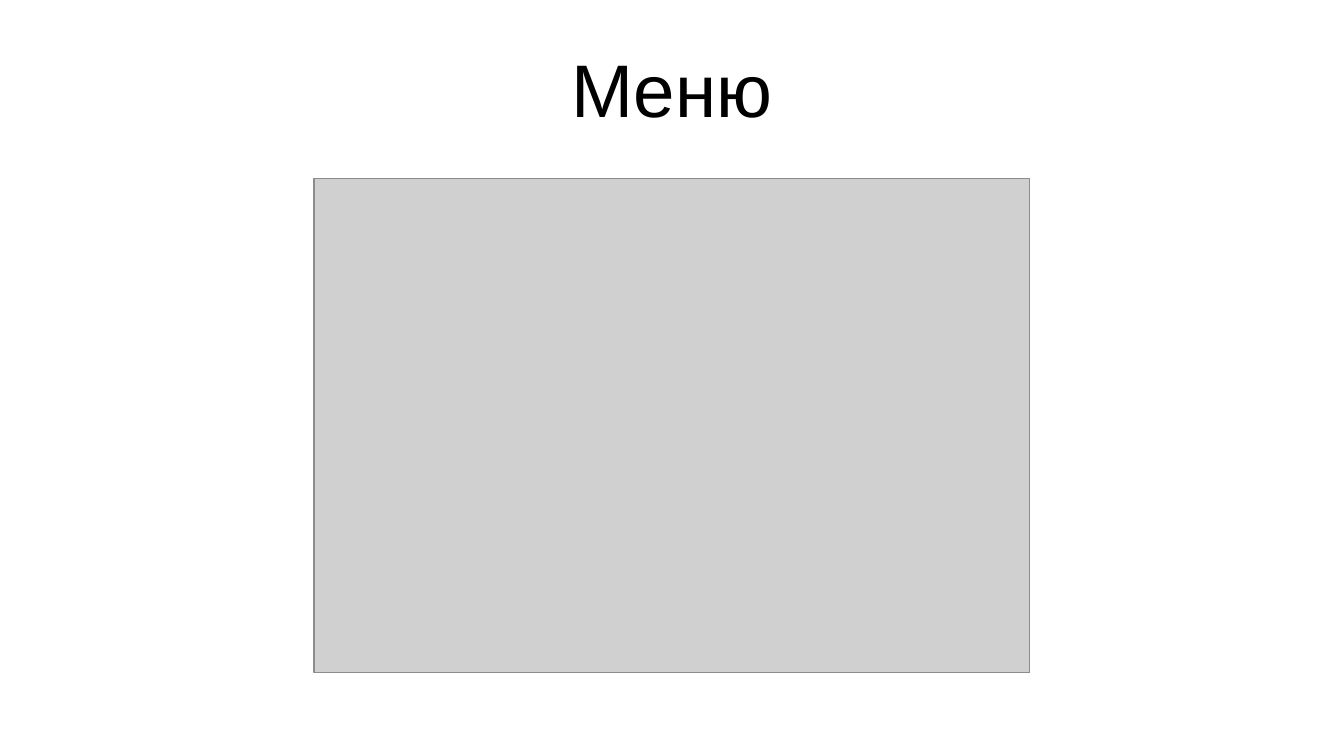
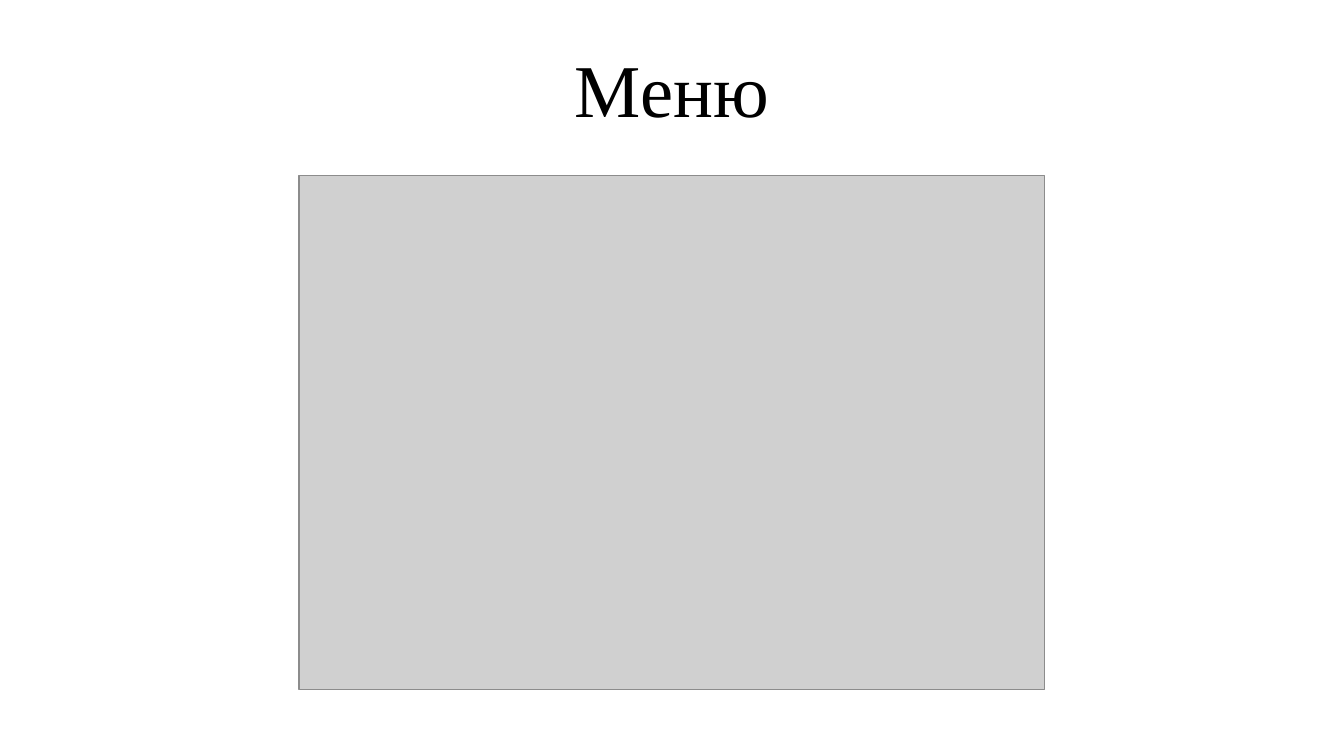
Before and after one commit to DEATHSTROUKE/Tower-Defence, a slide deck: slide 2 of TowerDefence.pptx. Drawn at 1344x756 pixels with LibreOffice and Linux fonts; fonts in the diff are those of the drawing; grey boxes stand for pictures. Boxes give left, top, right and bottom in pixels: in the first picture for what was removed or moved away, otherwise in the second. Text is boxed around its words. In the diff, an @@ line names an element or a change of style, - is before the commit and + after.

```diff
--- a/TowerDefence.pptx
+++ b/TowerDefence.pptx
@@ title "Меню" at box(575, 68, 769, 118): font Arial to Times New Roman @@
@@ picture: place and size @@
-picture at box(315, 179, 1031, 673)
+picture at box(299, 176, 1044, 690)
```
Also in this commit, not shown: 1 slide added, 16 other files.
